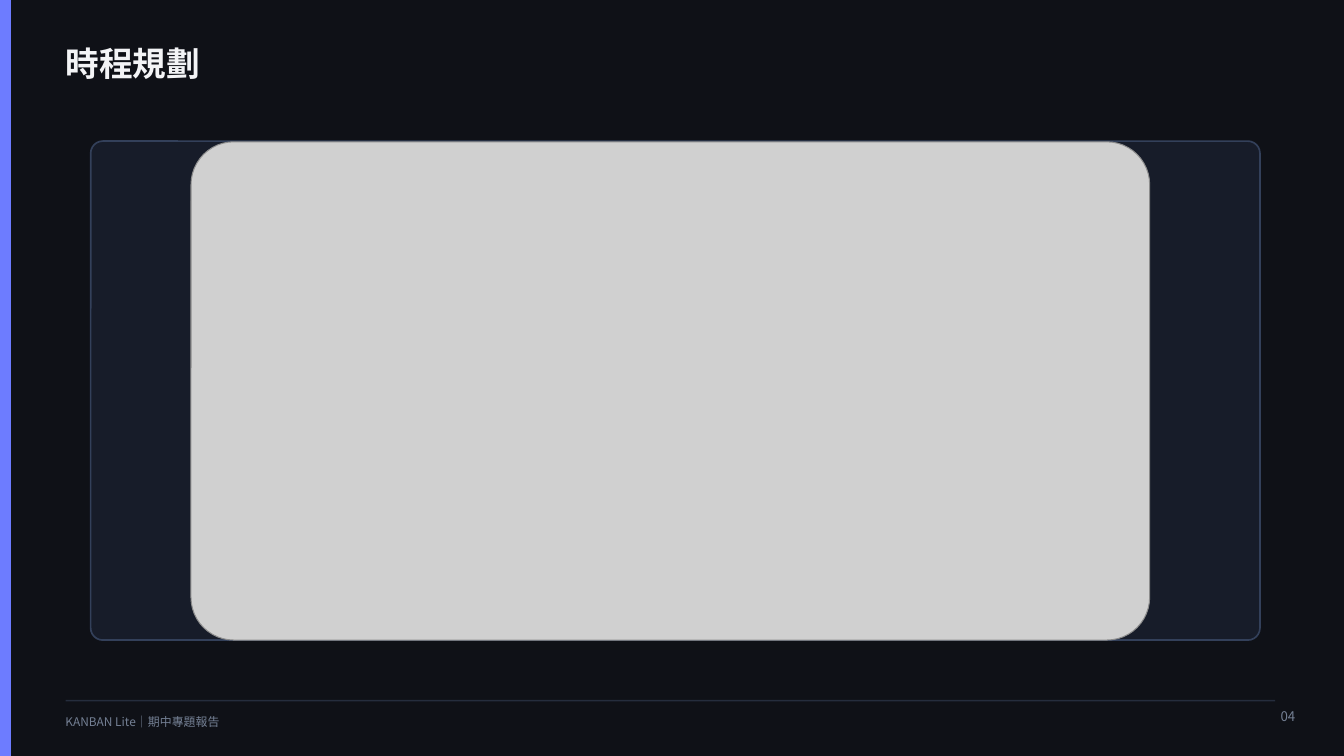
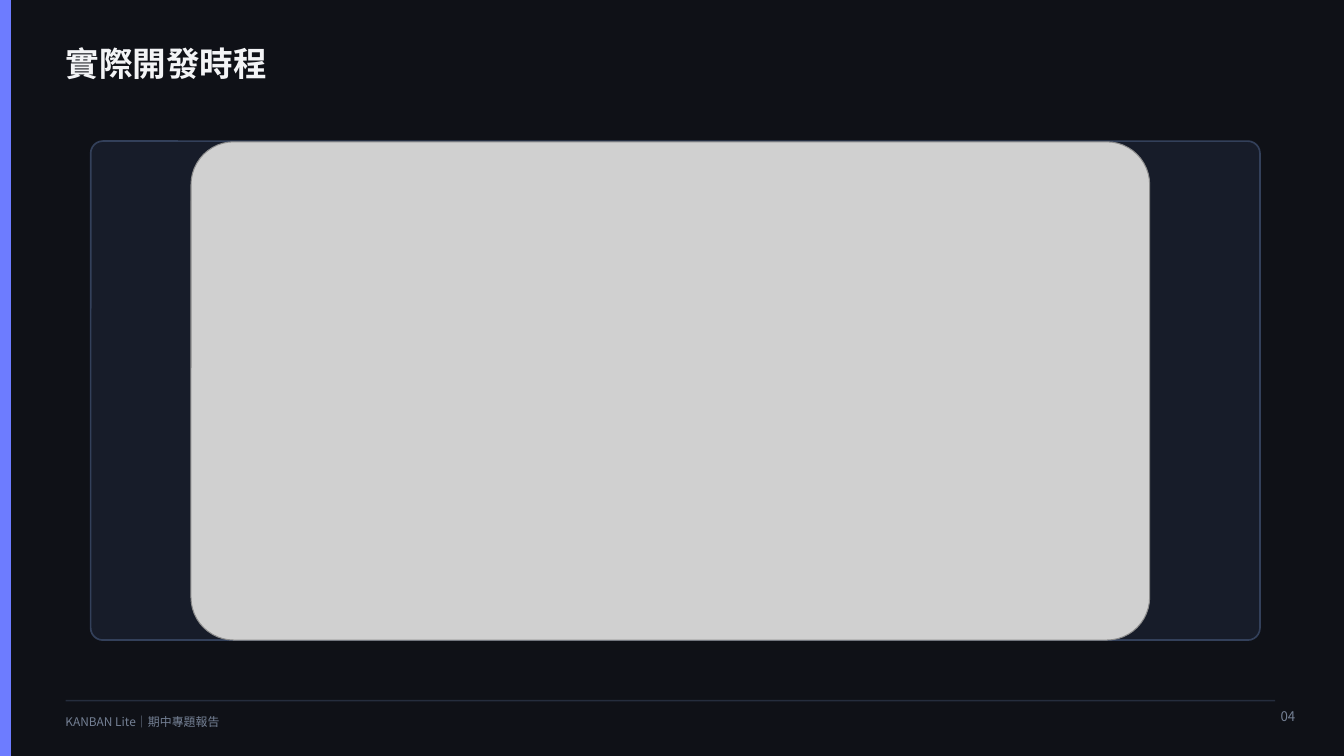
Before and after one commit to Wiston13/KANBAN_Lite, a slide deck: slide 4 of KANBAN_Lite_Slides.pptx. Drawn at 1344x756 pixels with LibreOffice and Linux fonts; fonts in the diff are those of the drawing; grey boxes stand for pictures. Boxes give left, top, right and bottom in pixels: in the first picture for what was removed or moved away, otherwise in the second. Text is boxed around its words. In the diff, an @@ line names an element or a change of style, - is before the commit and + after.

Commit message:
做了一些小修改

```diff
--- a/KANBAN_Lite_Slides.pptx
+++ b/KANBAN_Lite_Slides.pptx
@@ text at [65, 47, 267, 79]: text changed @@
-時程規劃
+實際開發時程
```
